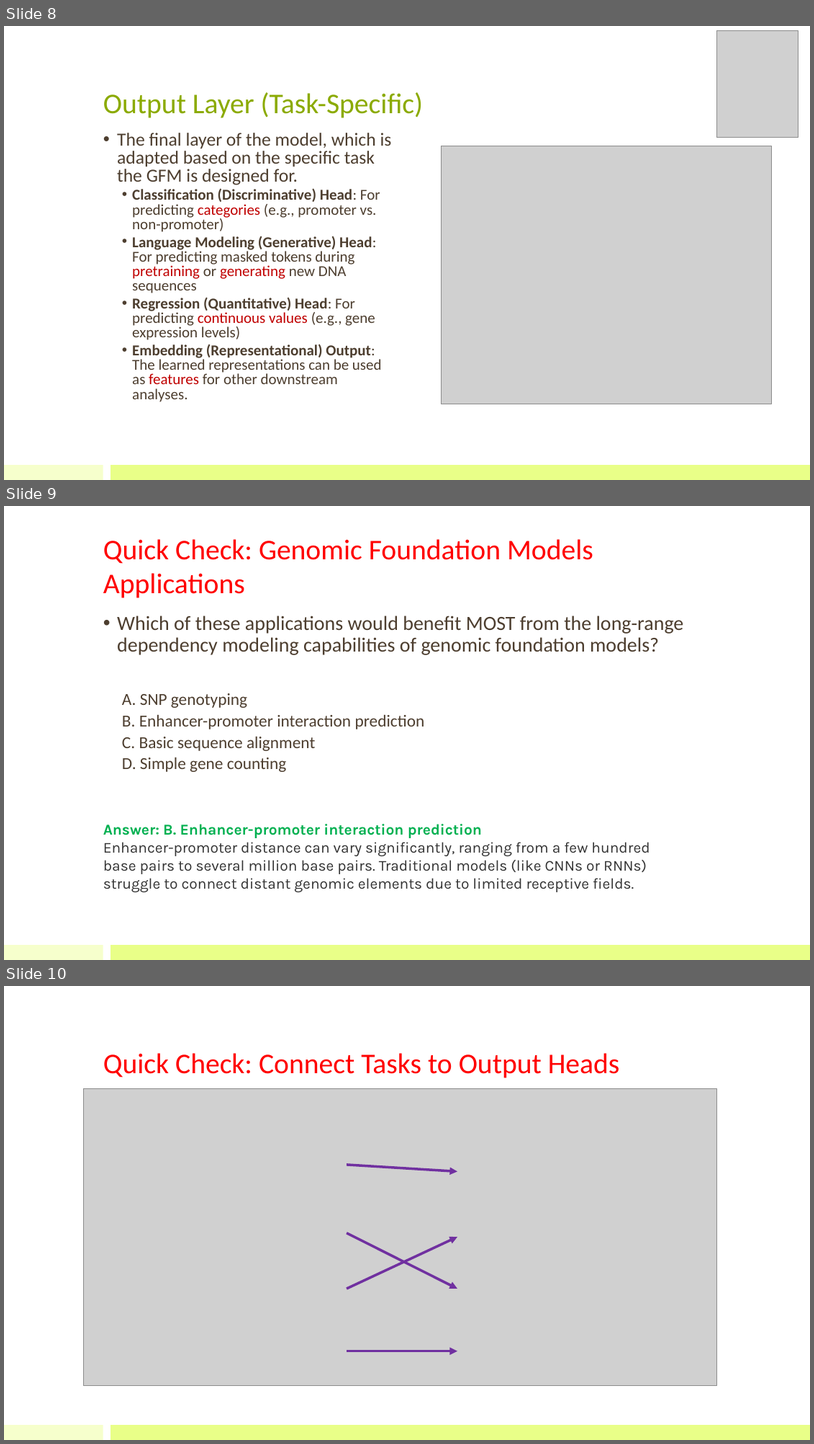
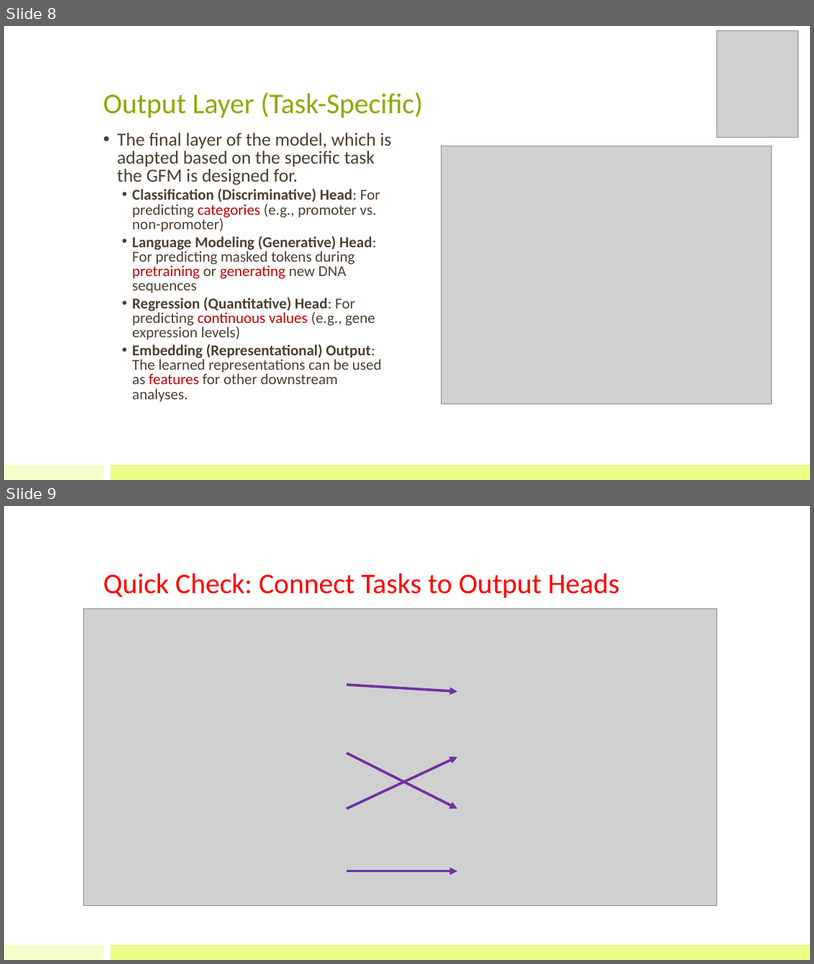
Before and after one commit to bioinfo-kaust/gfm-workshop, a slide deck: lecture_slides/1.day1_before_lunch/lecture_1b_gfm_anatomy.pptx. Shown one above the other, each under a label of ours: slides 8, 9 and 10 before the commit, slides 8 and 9 after it. The pictures are 814x1444 and 814x964 pixels, drawn with LibreOffice and Linux fonts; fonts in the diff are those of the drawing; grey boxes stand for pictures. Boxes give left, top, right and bottom in pixels: in the first picture for what was removed or moved away, otherwise in the second. Text is boxed around its words. In the diff, an @@ line names an element or a change of style, - is before the commit and + after.

```diff
--- a/lecture_slides/1.day1_before_lunch/lecture_1b_gfm_anatomy.pptx
+++ b/lecture_slides/1.day1_before_lunch/lecture_1b_gfm_anatomy.pptx
@@ slide 9 removed at bbox=[4, 506, 810, 960], background #FFFFFF; not listed: 2 template elements that a slide beside it also shows @@
@@ title removed at bbox=[103, 539, 594, 598] @@
-Quick Check: Genomic Foundation Models Applications
@@ text removed at bbox=[117, 615, 684, 772] @@
-• Which of these applications would benefit MOST from the long-range dependency modeling capabilities of genomic foundation models?
-  A. SNP genotyping
-  B. Enhancer-promoter interaction prediction
-  C. Basic sequence alignment
-  D. Simple gene counting
@@ text removed at bbox=[103, 824, 650, 892] @@
-Answer: B. Enhancer-promoter interaction prediction
-Enhancer-promoter distance can vary significantly, ranging from a few hundred base pairs to several million base pairs. Traditional models (like CNNs or RNNs) struggle to connect distant genomic elements due to limited receptive fields.
@@ what was slide 10 is now slide 9 @@
```
Also in this commit, not shown: 2 other files.
